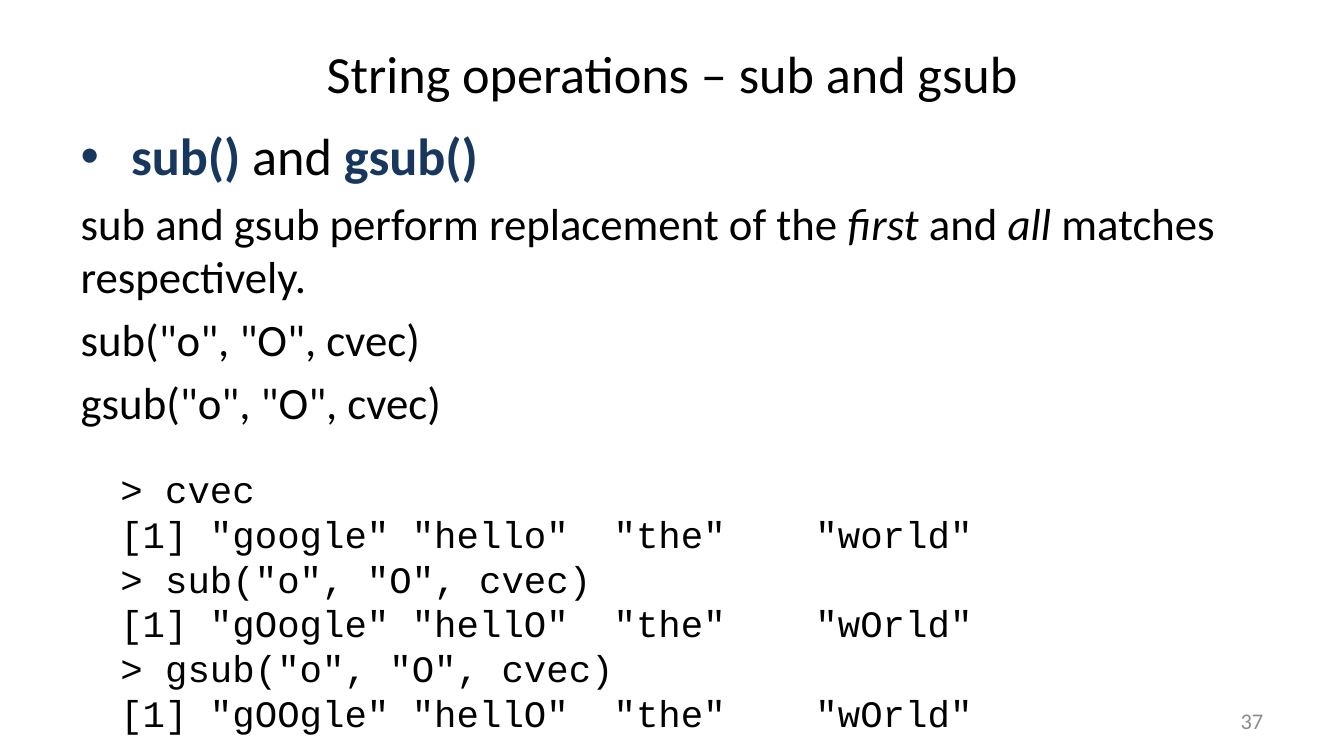
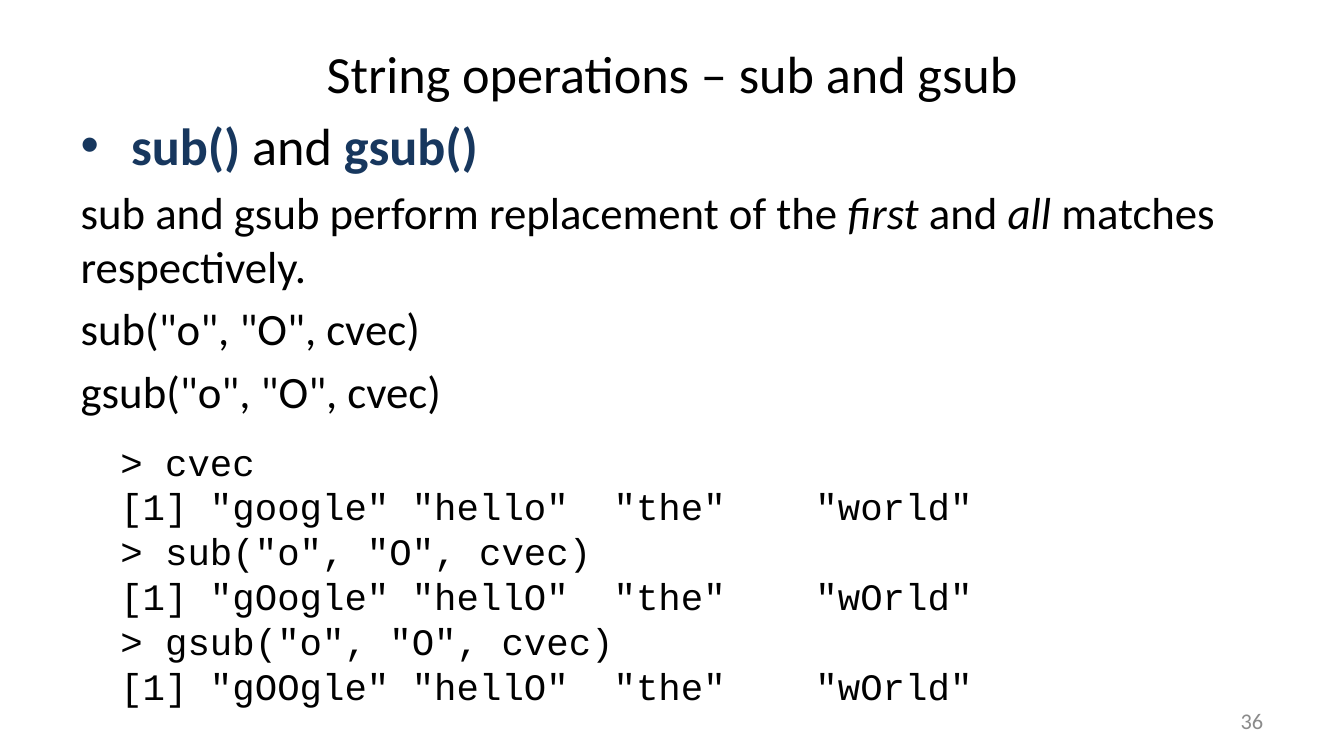
Before and after one commit to liu3zhenlab/teaching, a slide deck: slide 36 of PLPTH813Bioinformatis/2025/1_lecture/lecture09_R.pptx (slide 37 before the commit). Drawn at 1344x756 pixels with LibreOffice and Linux fonts; fonts in the diff are those of the drawing. Boxes give left, top, right and bottom in pixels: in the first picture for what was removed or moved away, otherwise in the second. Text is boxed around its words. In the diff, an @@ line names an element or a change of style, - is before the commit and + after.

```diff
--- a/PLPTH813Bioinformatis/2025/1_lecture/lecture09_R.pptx
+++ b/PLPTH813Bioinformatis/2025/1_lecture/lecture09_R.pptx
@@ text "sub() and gsub()": place and size @@
-text "sub() and gsub()" at (81, 136, 1214, 427)
+text "sub() and gsub()" at (81, 126, 1214, 416)
@@ text "> cvec": place and size @@
-text "> cvec" at (120, 483, 972, 735)
+text "> cvec" at (120, 456, 972, 708)
@@ page number at (1241, 714, 1264, 729): text changed @@
-37
+36
```
Also in this commit, not shown: 4 other slides changed, 1 slide removed, 3 other files.
